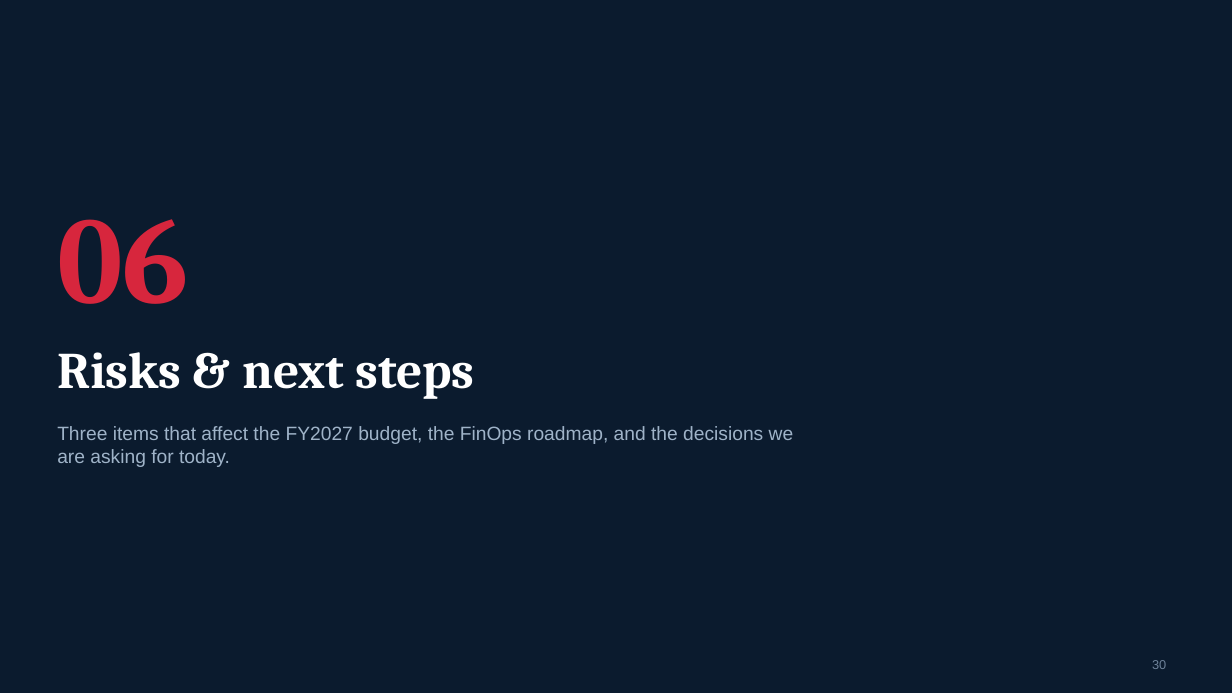
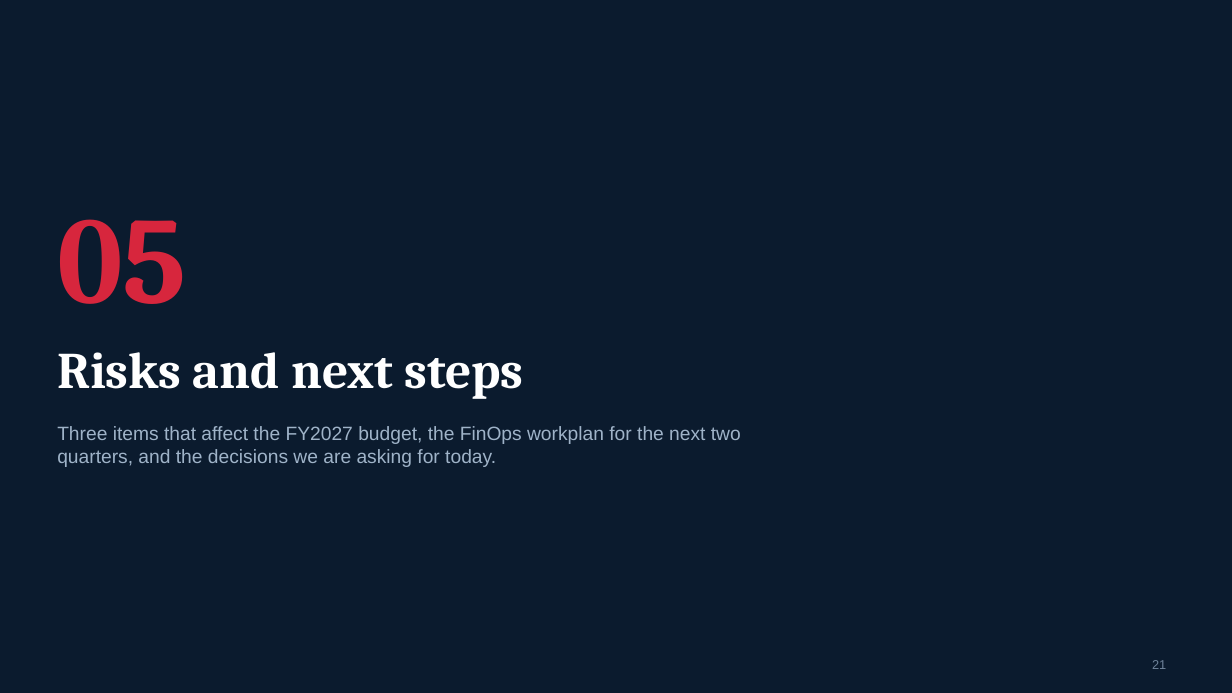
Before and after one commit to arielga5-code/Finops, a slide deck: slide 21 of presentations/Cloud_FinOps_Harel_FY2026_September.pptx (slide 30 before the commit). Drawn at 1232x693 pixels with LibreOffice and Linux fonts; fonts in the diff are those of the drawing; background and template pictures are left out. Boxes give left, top, right and bottom in pixels: in the first picture for what was removed or moved away, otherwise in the second. Text is boxed around its words. In the diff, an @@ line names an element or a change of style, - is before the commit and + after.

```diff
--- a/presentations/Cloud_FinOps_Harel_FY2026_September.pptx
+++ b/presentations/Cloud_FinOps_Harel_FY2026_September.pptx
@@ text at <box>57,219,187,304</box>: text changed @@
-06
+05
@@ text at <box>57,352,523,399</box>: text changed @@
-Risks & next steps
+Risks and next steps
@@ text at <box>57,426,741,467</box>: text changed @@
-Three items that affect the FY2027 budget, the FinOps roadmap, and the decisions we are asking for today.
+Three items that affect the FY2027 budget, the FinOps workplan for the next two quarters, and the decisions we are asking for today.
@@ page number at <box>1152,660,1166,669</box>: text changed @@
-30
+21
```
Also in this commit, not shown: 38 other slides changed, 2 slides removed, 15 other files.
